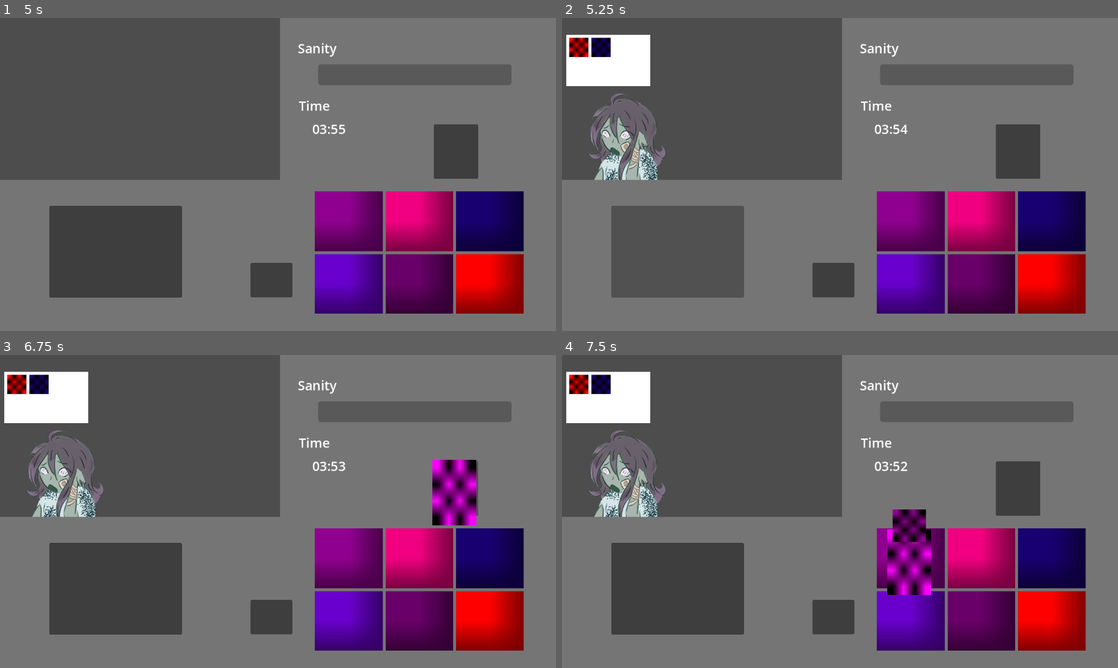
Above: before the commit, frames 1-4 (two rows, left to right).
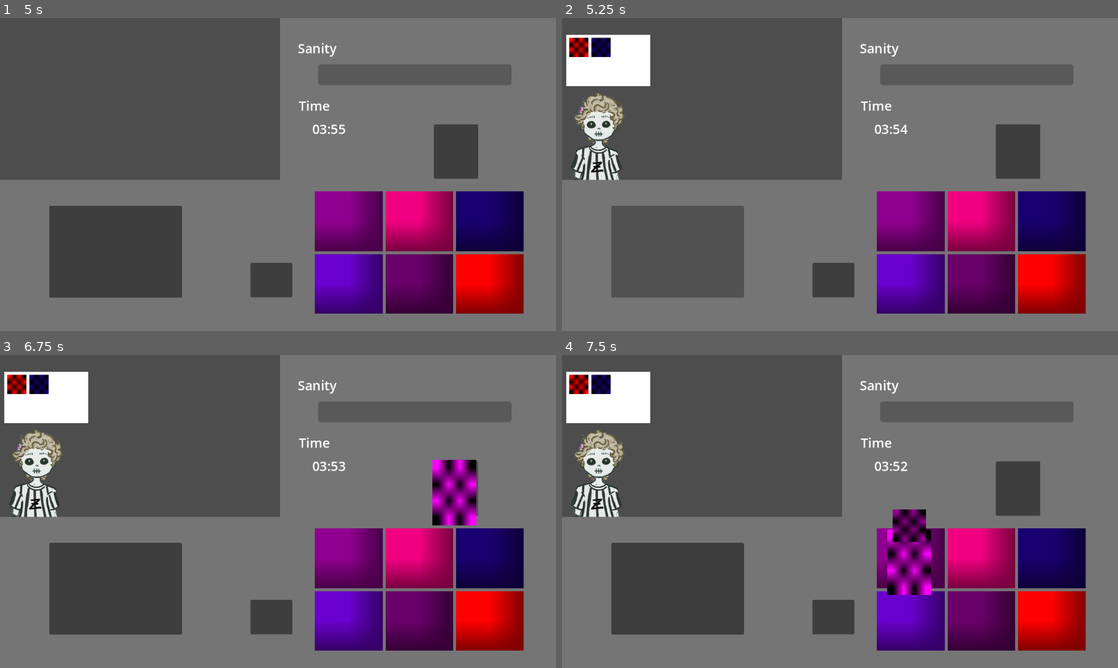
Above: after the commit, the same moments.

Repository: D4NIFAKTOR1ELLE/IceScreemMan
Game: Godot game, scene res://Game.tscn
Two runs of this game, one before a commit and one after it. Both use one fixed random seed, a clock stepped at 60 frames per second and the inputs below.
Inputs (mouse positions are in pixels of both pictures, inside the frame that each line leads up to):
- Up to frame 1 (5 s): click (350, 221) at 0.5 s; click (417, 221) at 1.25 s; click (489, 221) at 2 s; click (350, 284) at 2.75 s; click (417, 284) at 3.5 s; click (489, 284) at 4.25 s
- Up to frame 2 (5.25 s): click (678, 252) at 5 s
- Up to frame 3 (6.75 s): click (272, 617) at 5.75 s; click (455, 489) at 6.5 s
- Up to frame 4 (7.5 s): click (912, 558) at 7.25 s

Frame 1 is identical in both runs. In frame 2, 3.2% of the frame differs, in the area x 1-19%, y 24-52%; in frame 3, 3.2%; in frame 4, 3.2%.

Commit message:
The game WORKS

Diff:
--- a/game/elements/Zombie.tscn
+++ b/game/elements/Zombie.tscn
@@ -76,4 +76,5 @@
 value = 50.0
 show_percentage = false
 
+[connection signal="mouse_entered" from="Body" to="." method="_on_body_mouse_entered"]
 [connection signal="timeout" from="DissatisfactionTimer" to="." method="_on_dissatisfaction_timer_timeout"]
--- a/game/elements/zombie.gd
+++ b/game/elements/zombie.gd
@@ -10,7 +10,8 @@
 var zombies: Array[String] = [
 	"res://assets/art/zombies/zombieBoy.png",
 	"res://assets/art/zombies/zombieGirl.png",
-	"res://assets/art/zombies/zombieTeen1.png"]
+	"res://assets/art/zombies/zombieTeen1.png",
+	"res://assets/art/zombies/mandela1.png"]
 
 func _ready() -> void:
 	body.texture = load(zombies[randi_range(0, zombies.size() - 1)])
@@ -30,11 +31,26 @@
 
 	dissatisfaction_timer.start()
 
-func leave():
+func leave_angrily():
 	Constants.sanity = Constants.sanity - 1
 
 	if Constants.sanity == 0:
 		Constants.game_instance.lose()
 
+func leave_happily():
+	dissatisfaction_timer.stop()
+	Constants.cone_in_hand = false
+	Constants.new_cone.queue_free()
+
+	queue_free()
+
 func _on_dissatisfaction_timer_timeout() -> void:
-	leave()
+	leave_angrily()
+
+func _on_body_mouse_entered() -> void:
+	if Constants.cone_in_hand:
+		for item in Constants.new_cone.flavours_in_scoop:
+			if !request.has(item): return
+			if Constants.new_cone.flavours_in_scoop.count(item) != request.count(item): return
+
+		leave_happily()
Not shown, added: assets/art/zombies/mandela1.png.import
Not shown, added: assets/art/zombies/mandela1.png
